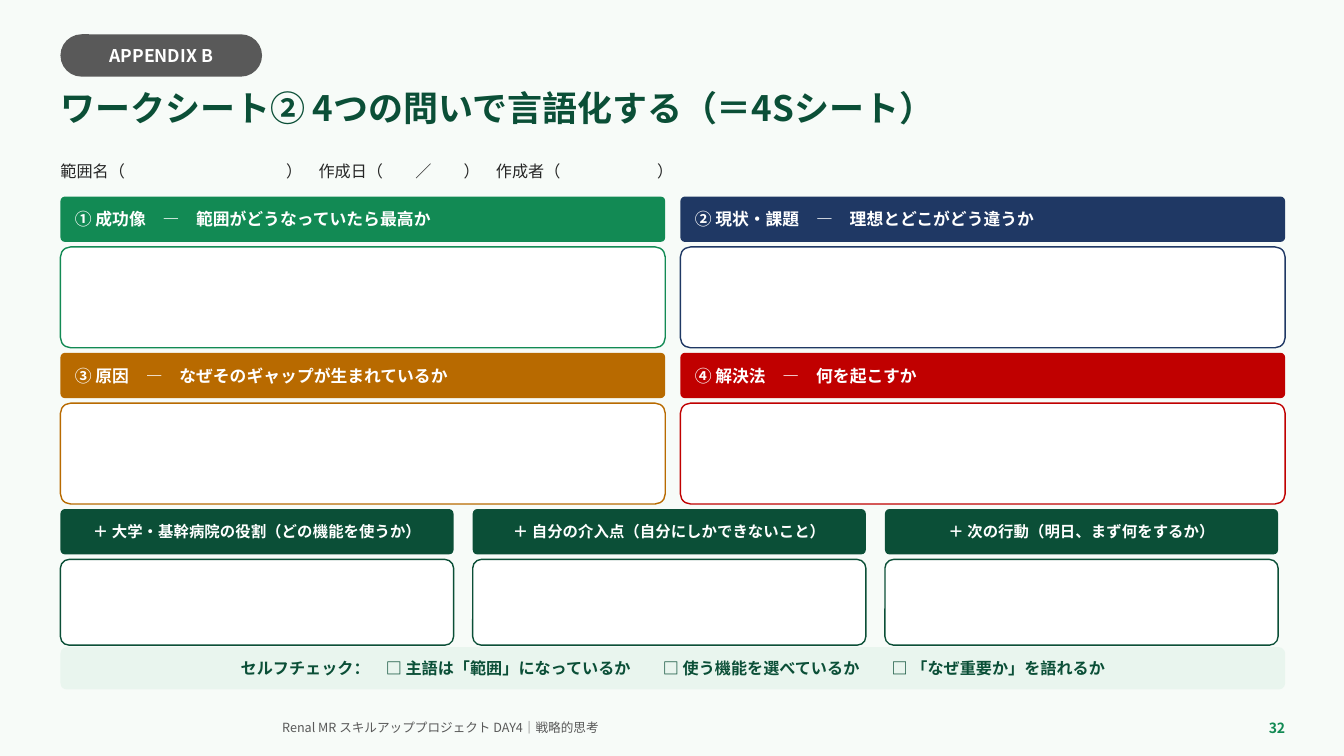
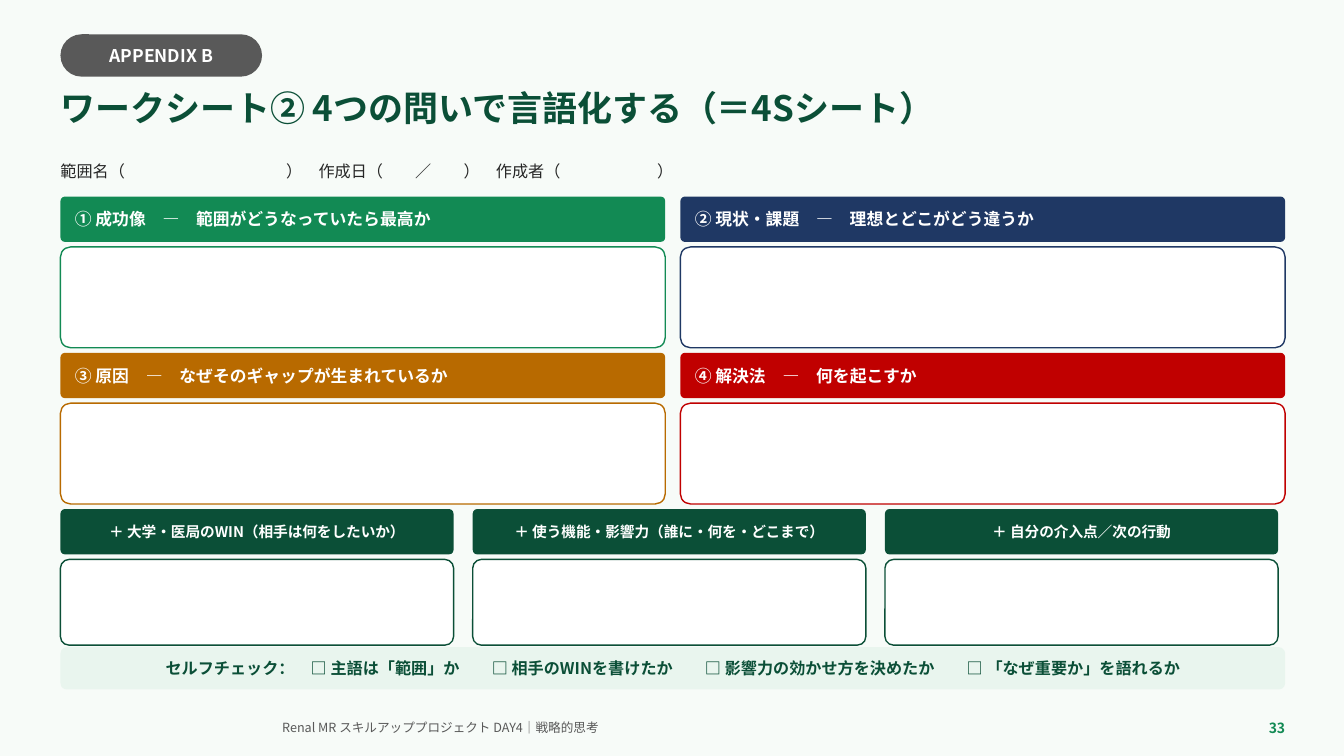
Before and after one commit to TAKUYA-1187/Claude, a slide deck: slide 33 of novartis_training/DAY4_ちょっと分かるだけで世界が変わる.pptx (slide 32 before the commit). Drawn at 1344x756 pixels with LibreOffice and Linux fonts; fonts in the diff are those of the drawing; background and template pictures are left out. Boxes give left, top, right and bottom in pixels: in the first picture for what was removed or moved away, otherwise in the second. Text is boxed around its words. In the diff, an @@ line names an element or a change of style, - is before the commit and + after.

```diff
--- a/novartis_training/DAY4_ちょっと分かるだけで世界が変わる.pptx
+++ b/novartis_training/DAY4_ちょっと分かるだけで世界が変わる.pptx
@@ text in rounded rectangle at [127,524,405,539]: text changed; size 11 to 10.5 pt @@
-＋ 大学・基幹病院の役割（どの機能を使うか）
+＋ 大学・医局のWIN（相手は何をしたいか）
@@ text in rounded rectangle at [532,524,824,539]: text changed; size 11 to 10.5 pt @@
-＋ 自分の介入点（自分にしかできないこと）
+＋ 使う機能・影響力（誰に・何を・どこまで）
@@ text in rounded rectangle at [1010,524,1171,539]: text changed; size 11 to 10.5 pt @@
-＋ 次の行動（明日、まず何をするか）
+＋ 自分の介入点／次の行動
@@ text in rounded rectangle at [166,660,1181,676]: text changed @@
-セルフチェック： □ 主語は「範囲」になっているか □ 使う機能を選べているか □ 「なぜ重要か」を語れるか
+セルフチェック： □ 主語は「範囲」か □ 相手のWINを書けたか □ 影響力の効かせ方を決めたか □ 「なぜ重要か」を語れるか
@@ text at [1269,722,1285,733]: text changed @@
-32
+33
```
Also in this commit, not shown: 19 other slides changed, 1 slide added, 2 other files.
